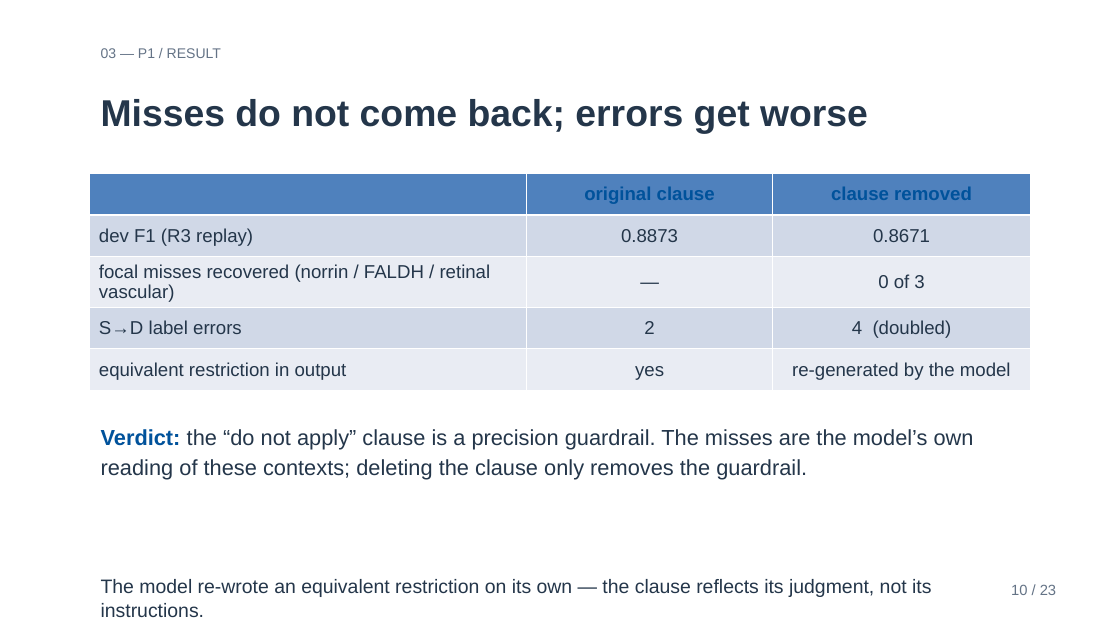
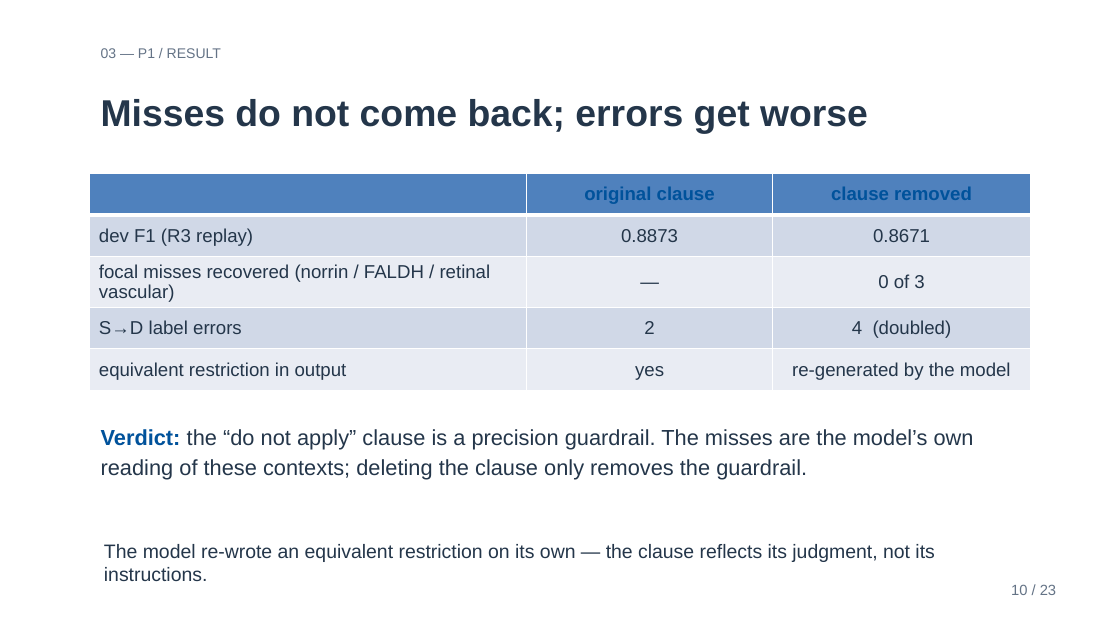
Before and after one commit to newhouse-ss/shuron, a slide deck: slide 10 of docs/slides/20261008_p0-p4_findings_en.pptx. Drawn at 1120x630 pixels with LibreOffice and Linux fonts; fonts in the diff are those of the drawing. Boxes give left, top, right and bottom in pixels: in the first picture for what was removed or moved away, otherwise in the second. Text is boxed around its words. In the diff, an @@ line names an element or a change of style, - is before the commit and + after.

```diff
--- a/docs/slides/20261008_p0-p4_findings_en.pptx
+++ b/docs/slides/20261008_p0-p4_findings_en.pptx
@@ text "The model re-wrote an equivalent ..." rewrapped from (101, 579, 931, 597) to (104, 544, 934, 581) @@
```
Also in this commit, not shown: 4 other slides changed, 11 other files.
